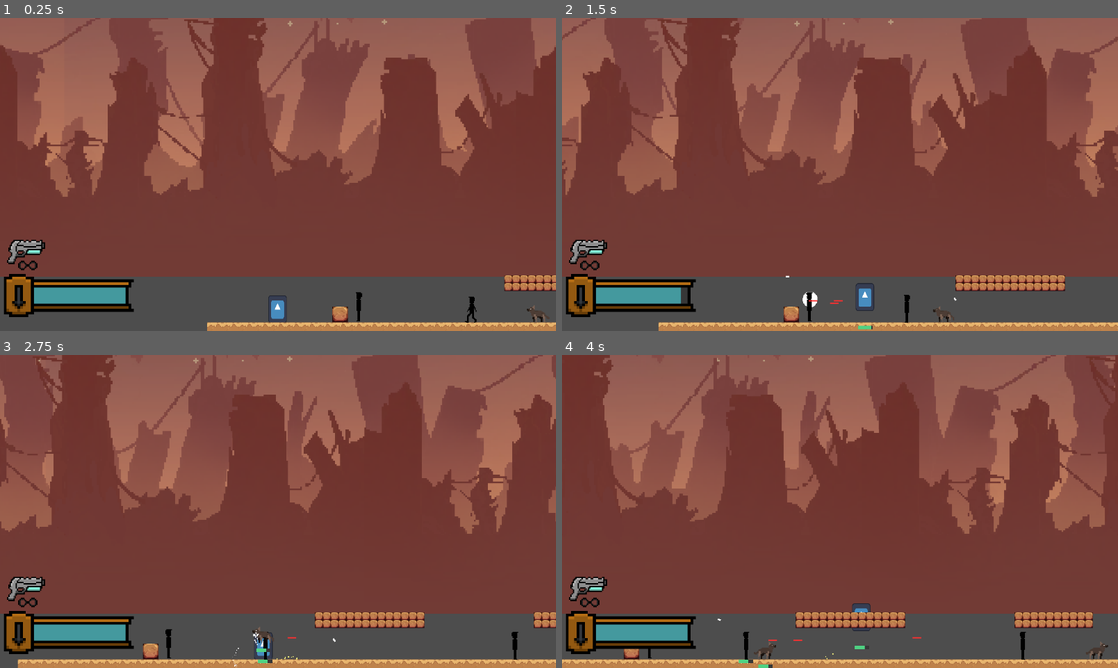
Above: before the commit, frames 1-4 (two rows, left to right).
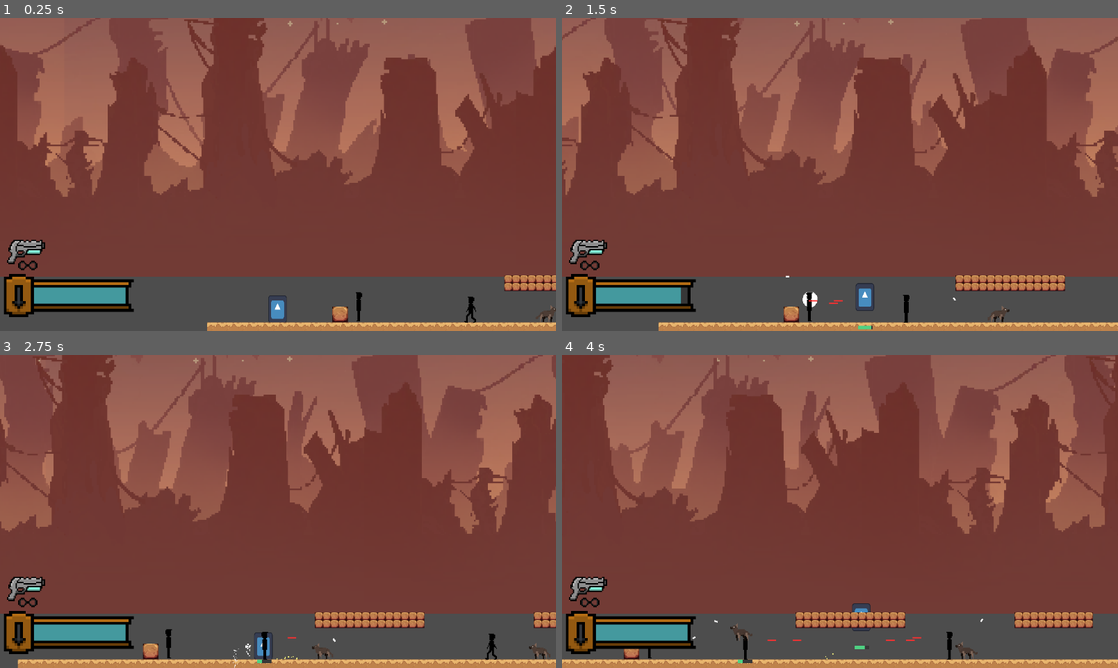
Above: after the commit, the same moments.

Repository: dzfrias/gladiator
Game: Godot game, scene res://scenes/level_playtest.tscn
The game is run twice, just before and just after one commit, with the same random seed, the same clock (stepped at 60 frames per second) and the same inputs. This scene is started directly instead of the project's main scene. The engine's default icon, where the game draws it, is replaced by a stand-in: a white triangle on a blue panel in a dark square. Sound files missing from this copy of the repository are replaced by a short silence.
Inputs (mouse positions are in pixels of both pictures, inside the frame that each line leads up to):
- Up to frame 1 (0.25 s): no input
- Up to frame 2 (1.5 s): move the mouse to (962, 158) at 0.52 s; hold S (burrow) 0.53-1.28 s; hold D (right) from 0.53 s (still down); tap Space (jump) at 0.77, 1.07 s; move the mouse to (728, 190) at 1.27 s; tap Shift (fallthrough) at 1.35 s
- Up to frame 3 (2.75 s): tap Space (jump) at 1.52, 1.82 s; move the mouse to (333, 442) at 2.02 s; release D (right) at 2.03 s; press the mouse at (333, 442) at 2.03 s; hold A (left) from 2.03 s (still down)
- Up to frame 4 (4 s): move the mouse to (812, 574) at 2.77 s; release A (left) at 2.78 s; release the mouse at (812, 574) at 2.78 s; hold D (right) from 2.78 s (still down); right-click (812, 574) at 2.85 s; tap Space (jump) at 3.02, 3.32, 3.77 s; move the mouse to (1006, 558) at 3.52 s; hold I (interact) from 3.53 s (still down)

The runs differ from the first frame. In frame 1, 0.1% of the frame differs, in the area x 83-100%, y 89-98%; in frame 2, 0.1%; in frame 3, 0.4%; in frame 4, 0.5%, in the area x 23-99%, y 84-100%.

Commit message:
Make idle shooter stand more often
Previously, the idle shooter standing required that the player was in
its detection zone, which ended up not being that often.

Diff:
--- a/scripts/enemies/idle_shooter.gd
+++ b/scripts/enemies/idle_shooter.gd
@@ -11,6 +11,7 @@
 var _state: State = State.HIDING
 @onready var _tracking: Node2D = Player.Instance
 var _is_shooting: bool = false
+var _notified: bool = false
 
 signal on_state_changed(state)
 
@@ -24,6 +25,7 @@
 	$Health.died.connect(_on_health_died)
 	$Health.damage_taken.connect(_on_health_damage_taken)
 	$Direction.is_right = initially_is_right
+	$DetectionZone.body_entered.connect(_on_detection_zone_body_entered)
 
 func _physics_process(delta: float) -> void:
 	if not is_on_floor():
@@ -35,7 +37,9 @@
 			$StandCollision.disabled = true
 			$HideCollision.disabled = false
 			$Direction.scalar = signf(xdist)
-			if ($DetectionZone.has_overlapping_bodies() and weapon.ammo > 0) or _tracking_is_behind():
+
+			var y_distance = abs(global_position.y - Player.Instance.global_position.y)
+			if (weapon.ammo > 0 or _tracking_is_behind()) and _notified and y_distance <= y_attack_cutoff:
 				_state = State.STANDING
 				on_state_changed.emit(_state)
 		State.STANDING:
@@ -44,13 +48,13 @@
 			$HideCollision.disabled = true
 			$StandCollision.disabled = false
 
-			var y_distance = abs(global_position.y - Player.Instance.global_position.y)
-			if $DetectionZone.has_overlapping_bodies() and y_distance <= y_attack_cutoff and not _is_shooting and weapon.ammo > 0:
+			if not _is_shooting and weapon.ammo > 0:
 				_shoot()
 
 	move_and_slide()
 
 func notify(depth: int) -> void:
+	_notified = true
 	if depth > 0:
 		for body in $NotifyZone.get_overlapping_bodies():
 			if body == self:
@@ -87,6 +91,10 @@
 func _tracking_is_behind() -> bool:
 	return $Direction.is_right != initially_is_right
 
+func _on_detection_zone_body_entered(body: Node2D) -> void:
+	if body is Player:
+		notify(notify_depth)
+
 func _on_health_damage_taken(_amount: float, _direction: Vector2) -> void:
 	var impact_particles = impact_particle_prefab.instantiate()
 	impact_particles.global_position = global_position
